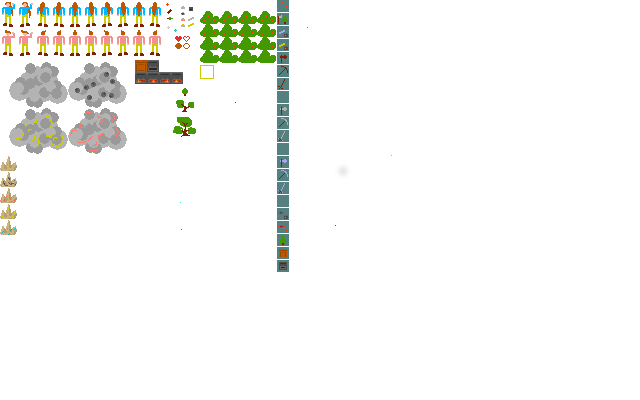
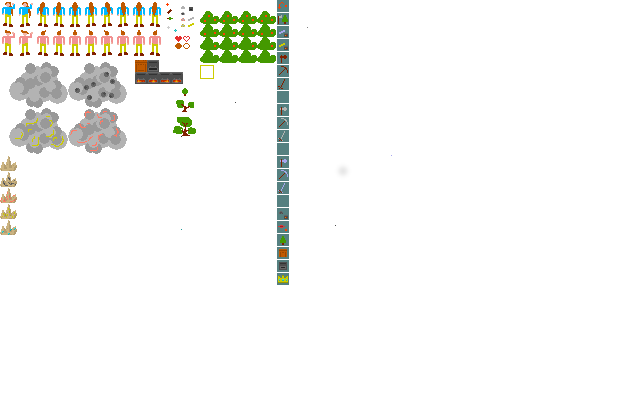
Comparing the layer stacks of the two (640, 400) images. Changes:
"Hintergrund": blend normal → dissolve, painted on it over (180, 202, 289, 285)
